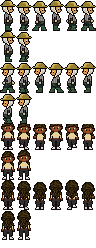
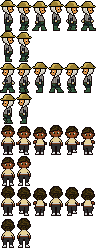
Comparing the layer stacks of the two w=96, h=248 images. Changes:
hid "hair" over <box>1,180,95,230</box>
painted on "main_character" over <box>1,124,95,248</box>
